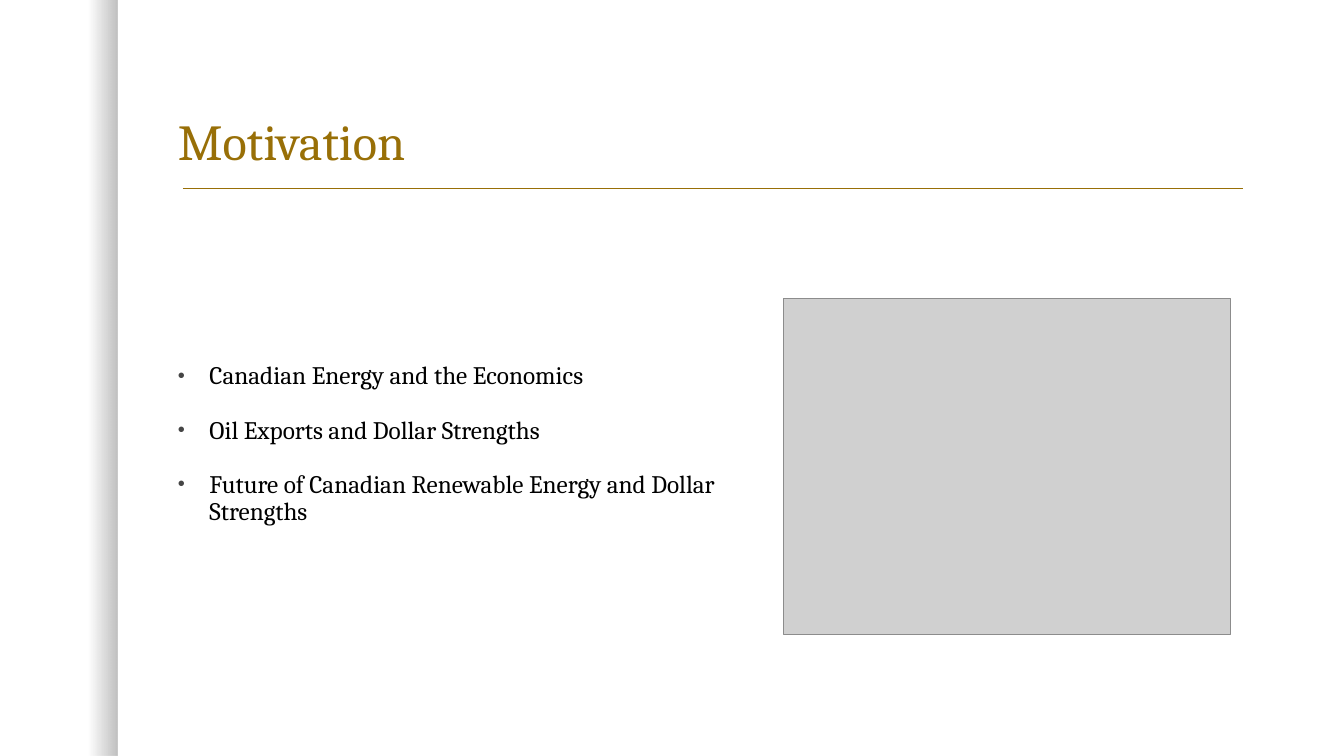
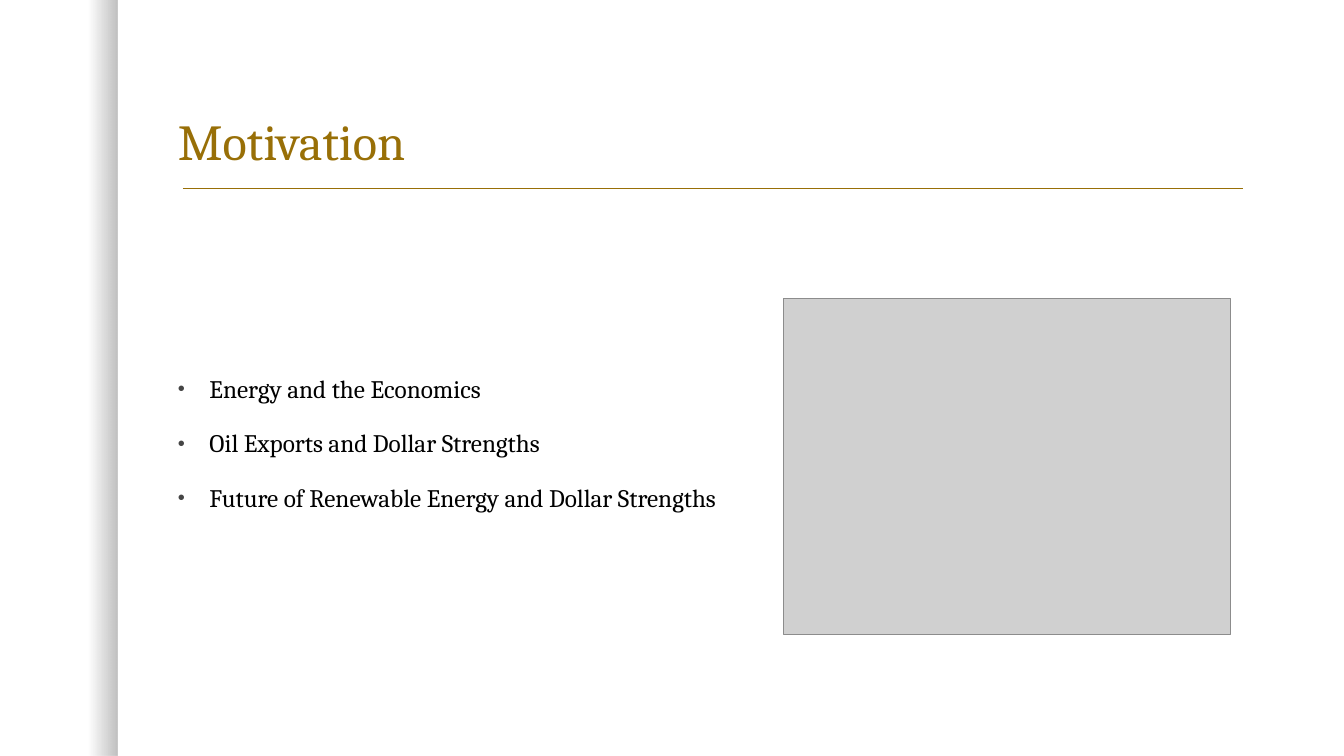
Before and after one commit to kk-deng/CanadaEnergyIE, a slide deck: slide 3 of Project 1.pptx. Drawn at 1344x756 pixels with LibreOffice and Linux fonts; fonts in the diff are those of the drawing; grey boxes stand for pictures; background and template pictures are left out. Boxes give left, top, right and bottom in pixels: in the first picture for what was removed or moved away, otherwise in the second. Text is boxed around its words. In the diff, an @@ line names an element or a change of style, - is before the commit and + after.

Commit message:
Update Slides

```diff
--- a/Project 1.pptx
+++ b/Project 1.pptx
@@ text at bbox=[209, 380, 481, 404]: text changed @@
-• Canadian Energy and the Economics
+• Energy and the Economics
@@ text at bbox=[209, 489, 716, 513]: text changed @@
-• Future of Canadian Renewable Energy and Dollar Strengths
+• Future of Renewable Energy and Dollar Strengths
```
Also in this commit, not shown: 1 other slide changed, 3 slides added, 2 slides removed, 1 other file.
